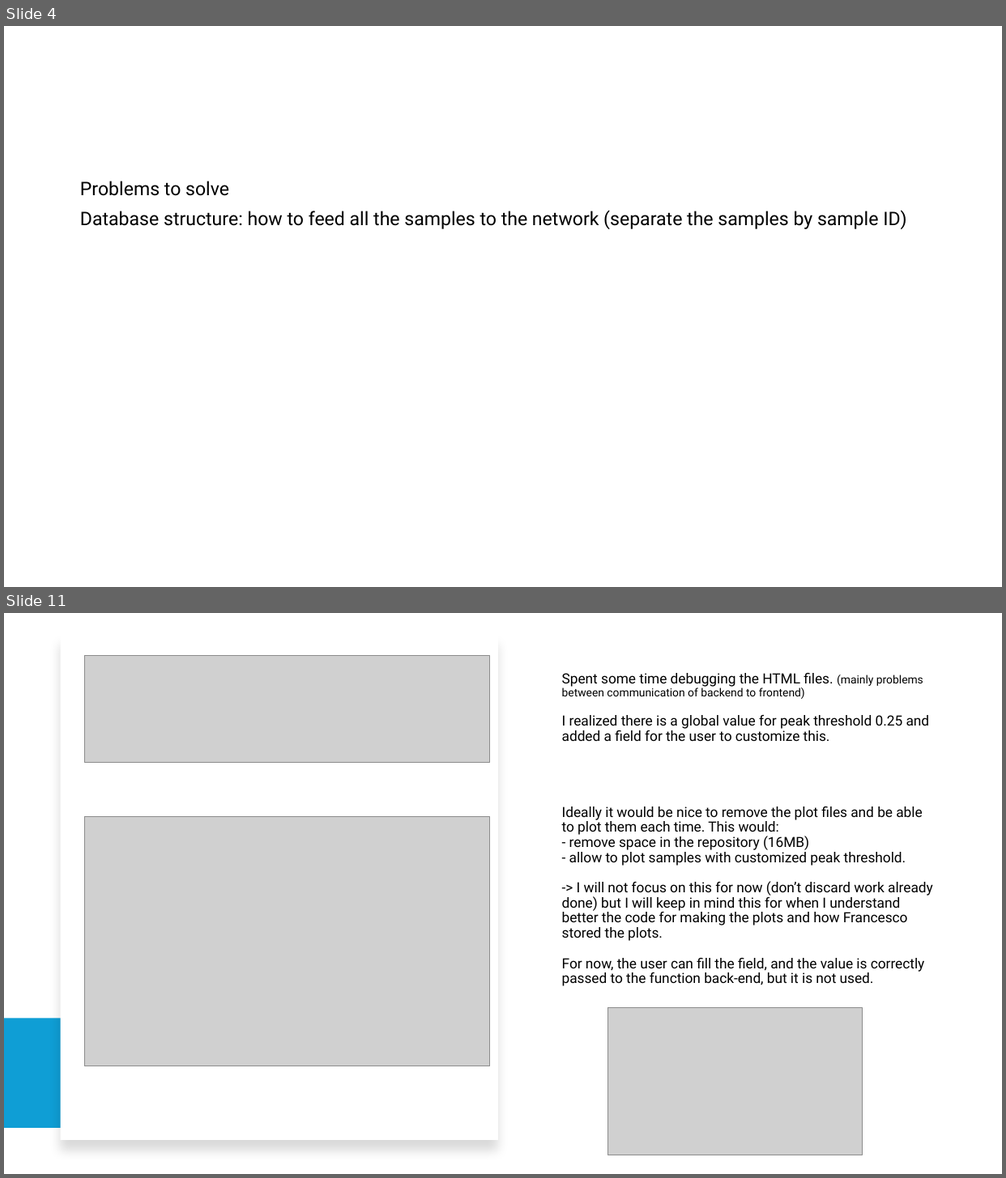
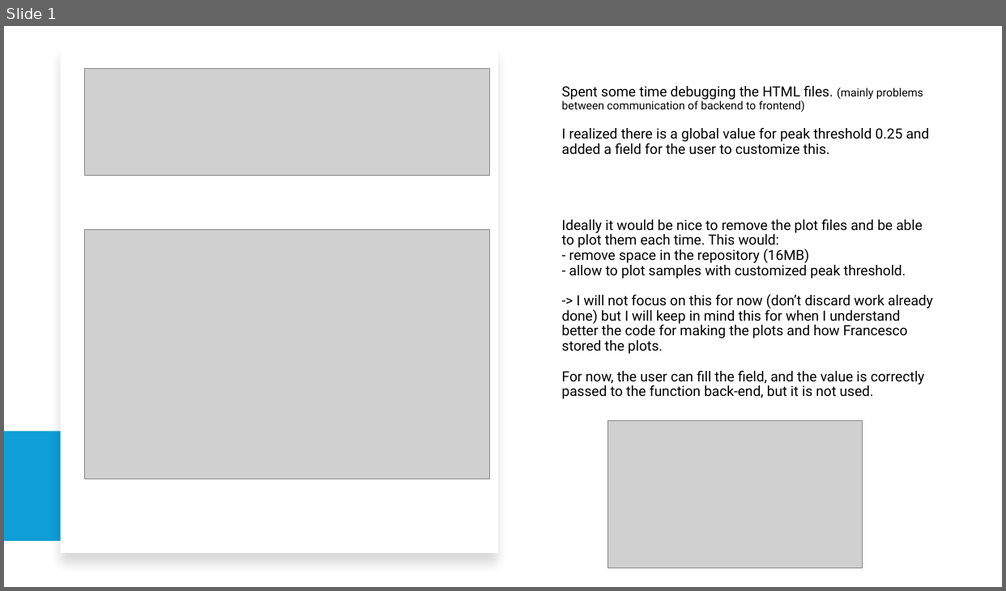
Before and after one commit to blichub/temp_raman_personal, a slide deck: raman_week7.pptx. Shown one above the other, each under a label of ours: slides 4 and 11 before the commit, slide 1 after it; the slides between them are not shown. The pictures are 1006x1178 and 1006x591 pixels, drawn with LibreOffice and Linux fonts; fonts in the diff are those of the drawing; grey boxes stand for pictures. Boxes give left, top, right and bottom in pixels: in the first picture for what was removed or moved away, otherwise in the second. Text is boxed around its words. In the diff, an @@ line names an element or a change of style, - is before the commit and + after.

```diff
--- a/raman_week7.pptx
+++ b/raman_week7.pptx
@@ slide 4 removed at bbox=[4, 26, 1002, 587], background #FFFFFF @@
@@ text removed at bbox=[80, 181, 906, 229] @@
-Problems to solve
-Database structure: how to feed all the samples to the network (separate the samples by sample ID)
@@ what was slide 11 is now slide 1 @@
```
Also in this commit, not shown: 9 other slides removed, 6 other files.
